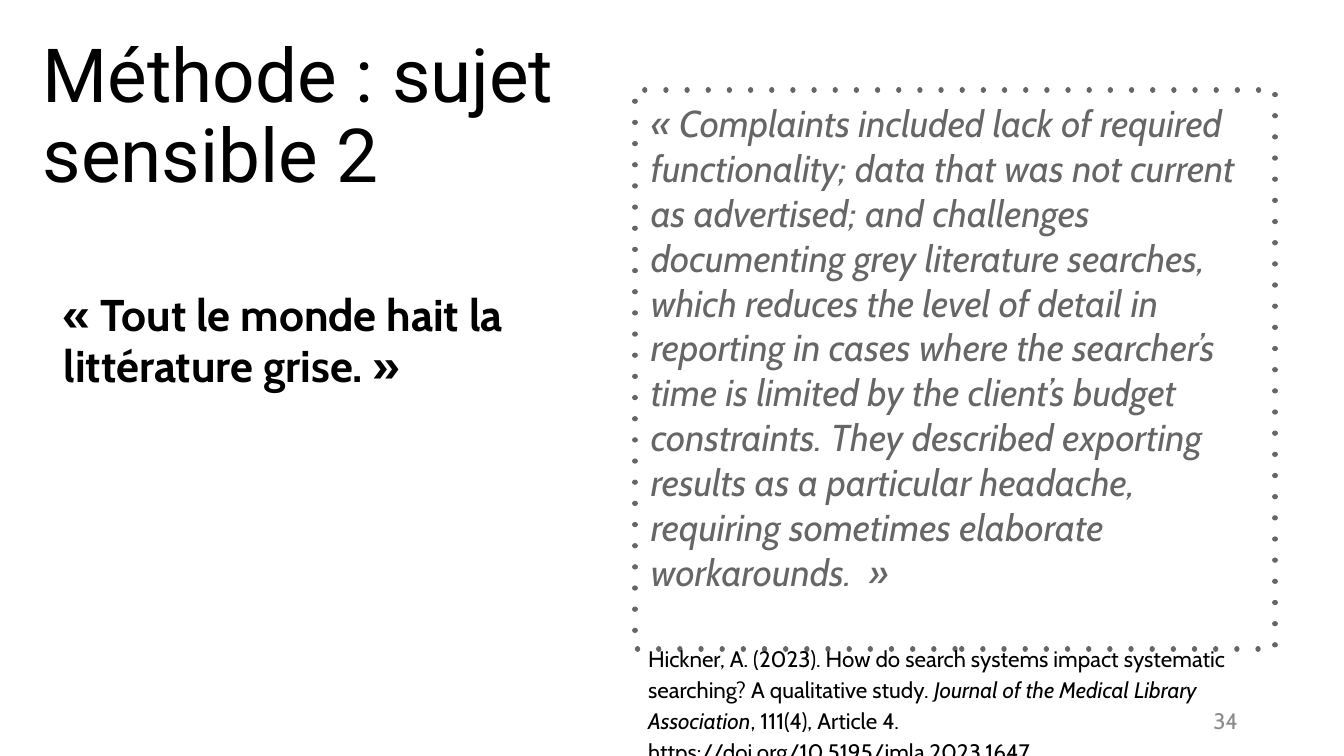
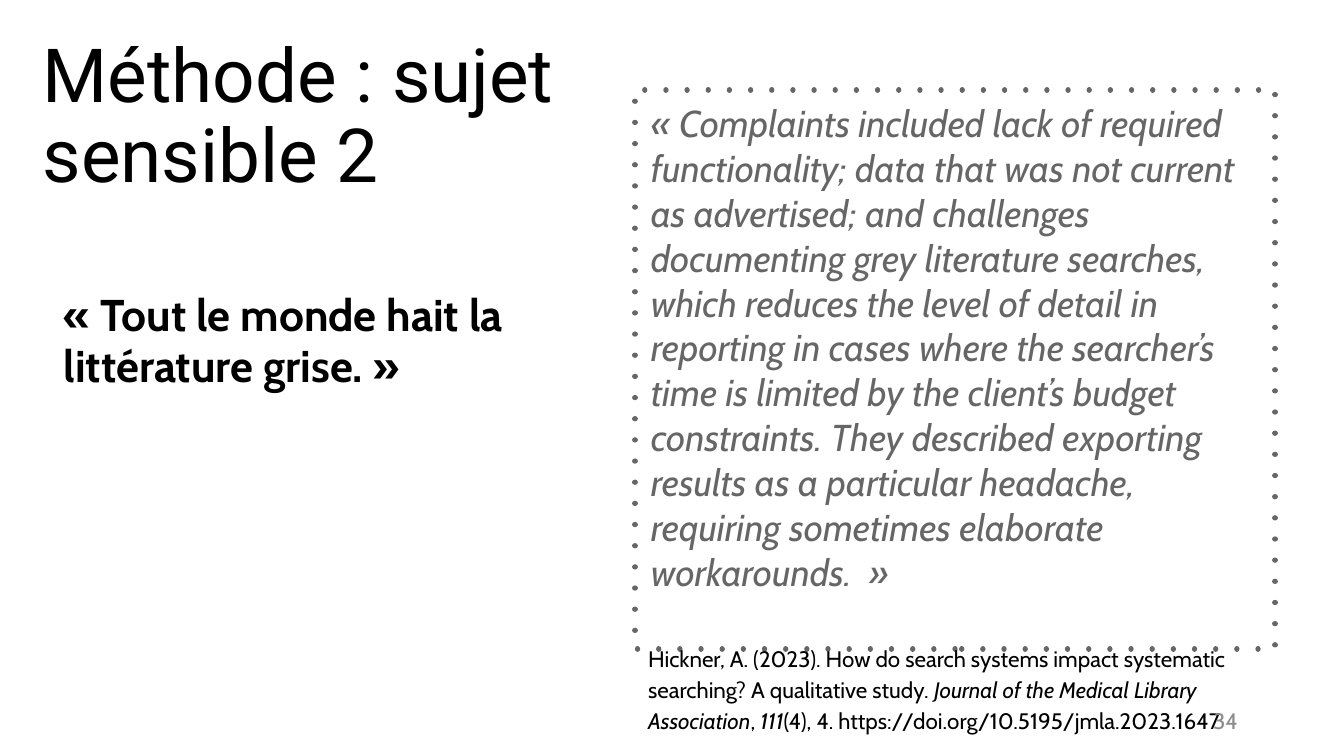
Before and after one commit to fflamerie/intro_revlit, a slide deck: slide 34 of docs/Intro_RevLit.odp. Drawn at 1344x756 pixels with LibreOffice and Linux fonts; fonts in the diff are those of the drawing. Boxes give left, top, right and bottom in pixels: in the first picture for what was removed or moved away, otherwise in the second. Text is boxed around its words. In the diff, an @@ line names an element or a change of style, - is before the commit and + after.

```diff
--- a/docs/Intro_RevLit.odp
+++ b/docs/Intro_RevLit.odp
@@ text at (x1=648, y1=648, x2=1225, y2=735): text changed @@
-Hickner, A. (2023). How do search systems impact systematic searching? A qualitative study. Journal of the Medical Library Association, 111(4), Article 4. https://doi.org/10.5195/jmla.2023.1647
+Hickner, A. (2023). How do search systems impact systematic searching? A qualitative study. Journal of the Medical Library Association, 111(4), 4. https://doi.org/10.5195/jmla.2023.1647
```
Also in this commit, not shown: 22 other slides changed, 5 other files.
